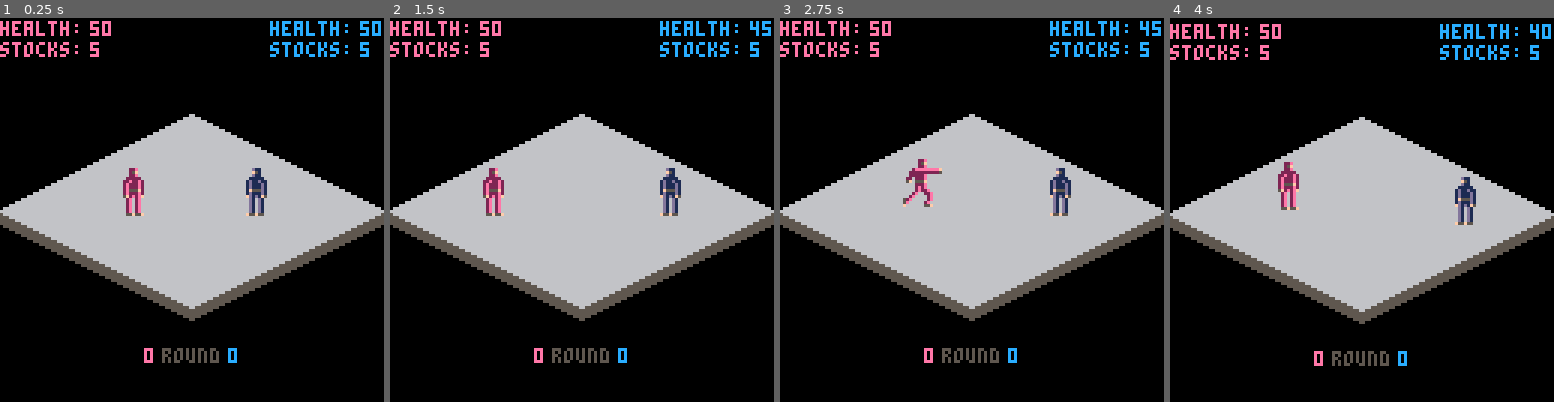
Above: before the commit, frames 1-4 (left to right).
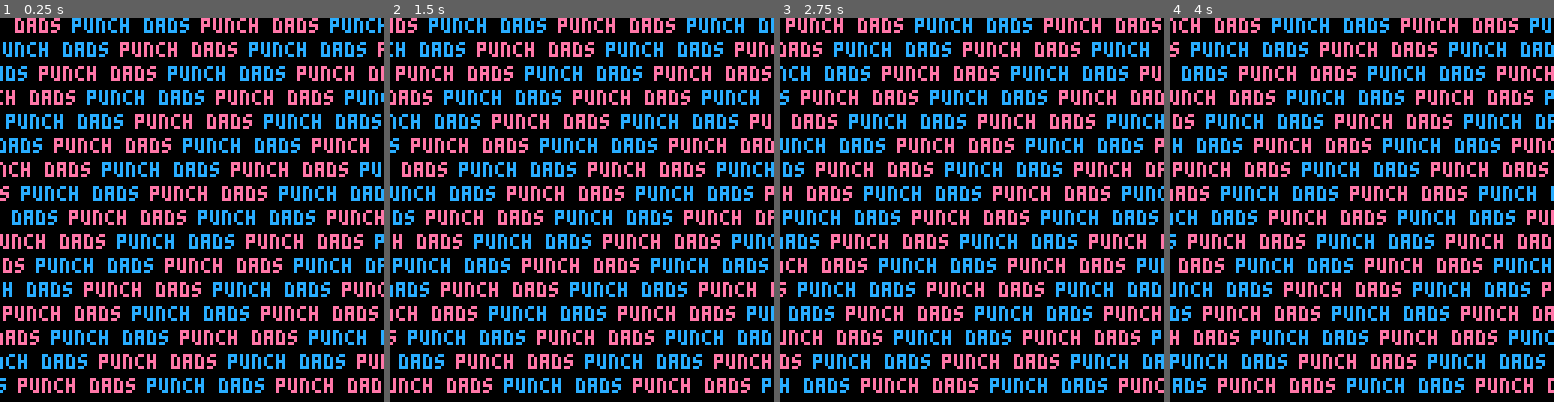
Above: after the commit, the same moments.

Repository: Trifectuh/Fantasy-Console-Projects
Game: PICO-8 cartridge isofight.p8
Two runs of this game, one before a commit and one after it. Both use one fixed random seed, a clock stepped at 60 frames per second and the inputs below.
Inputs:
- Up to frame 1 (0.25 s): no input
- Up to frame 2 (1.5 s): tap X (X key) at 0.33, 1.07 s; tap O (Z key) at 0.7 s
- Up to frame 3 (2.75 s): hold Right 1.6-2.1 s; tap O (Z key) at 1.7, 2.1, 2.5 s; tap X (X key) at 1.85 s; hold Up 2.15-2.42 s; hold Right from 2.47 s (still down)
- Up to frame 4 (4 s): tap O (Z key) at 2.9, 3.3, 3.7 s; tap X (X key) at 2.97 s; release Right at 3.03 s; hold Left 3.08-3.58 s; hold Down 3.63-3.97 s

The runs differ from the first frame. In frame 1, 49% of the frame differs, in the area x 0-100%, y 0-98%; in frame 2, 49%; in frame 3, 49%; in frame 4, 49%.

Commit message:
janky titlescreen broke the game

Diff:
--- a/isofight.p8
+++ b/isofight.p8
@@ -3,6 +3,8 @@
 __lua__
 --isofight: don't die or fall
 function _init()
+  drawtitle=true
+  titleoffset=-32
   cameraoffset=0
   restarttimer=nil
   firstrun=true
@@ -84,43 +86,72 @@
 end
 
 function _update60()
- --check for win conditions
-	if _roundend()==nil then
- --update characters
-  for c in all(p) do
-   c.dx=0 c.dy=0
-   fb_hitcalc()
-   char_dpad(c)
-   char_move(c)
-   char_fall(c)
-   char_face()
-   char_updateattacks(c)
-  end
-  for f in all(fb) do
-   f.x+=f.dx
-   f.y+=f.dy
-  end
- elseif p[1].roundwins<2
-  and p[2].roundwins<2 then
-  _softrestart()
- else _fullrestart()
+ if drawtitle==false then
+ 	if _roundend()==nil then
+  --update characters
+   for c in all(p) do
+    c.dx=0 c.dy=0
+    fb_hitcalc()
+    char_dpad(c)
+    char_move(c)
+    char_fall(c)
+    char_face()
+    char_updateattacks(c)
+   end
+   for f in all(fb) do
+    f.x+=f.dx
+    f.y+=f.dy
+   end
+  elseif p[1].roundwins<2
+   and p[2].roundwins<2 then
+   _softrestart()
+  else _fullrestart() end
  end
 end
 
 function _draw()
- cam_screenshake()
-	cls()
- if _roundend()==p[1] or _roundend()==p[2] then
-  _gameend()
+ if drawtitle==true then
+  cls()
+  _drawtitle(titleoffset)
+  initoffset=titleoffset
+  titleoffset+=1
+  if titleoffset>10 then
+  titleoffset=-32 end
  else
-	 _drawz()
-  _drawui()
- end
- if firstrun then
-  char_respawn(p[1])
-  char_respawn(p[2])
-  firstrun=false
- end
+  cam_screenshake()
+ 	cls()
+  if _roundend()==p[1] or _roundend()==p[2] then
+   _gameend()
+  else
+ 	 _drawz()
+   _drawui()
+  end
+  if firstrun then
+   char_respawn(p[1])
+   char_respawn(p[2])
+   firstrun=false
+  end
+ end
+end
+
+function _drawtitle(q)
+ startx=q
+ starty=-128
+ rows=16
+ while rows>0 do
+  x=startx
+  y=starty
+  c=16
+  while c>0 do
+   print('punch dads',x,y,14)
+   print('punch dads',x+16,y+8,12)
+   x=x-27 y=y+8 c=c-1
+  end
+  startx=startx+32
+  starty=starty+16
+  rows=rows-1
+ end
+
 end
 
 function _drawui()
